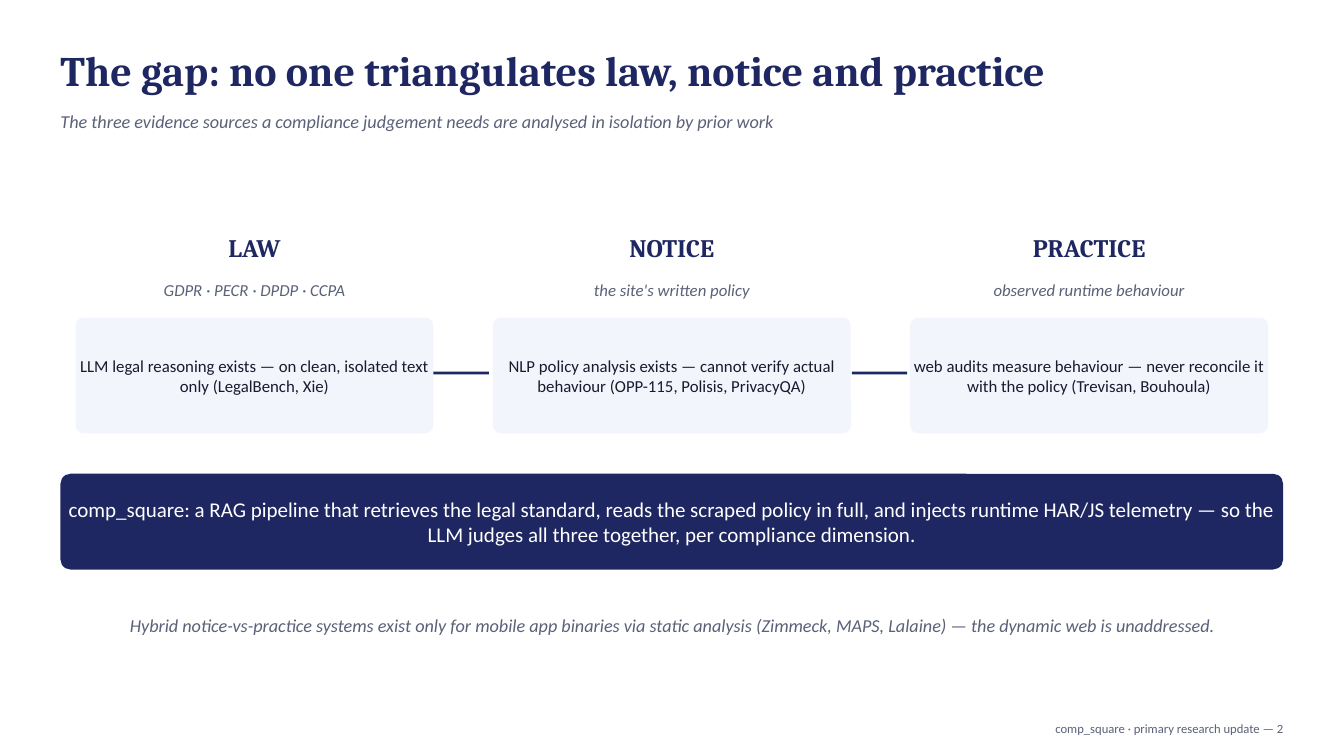
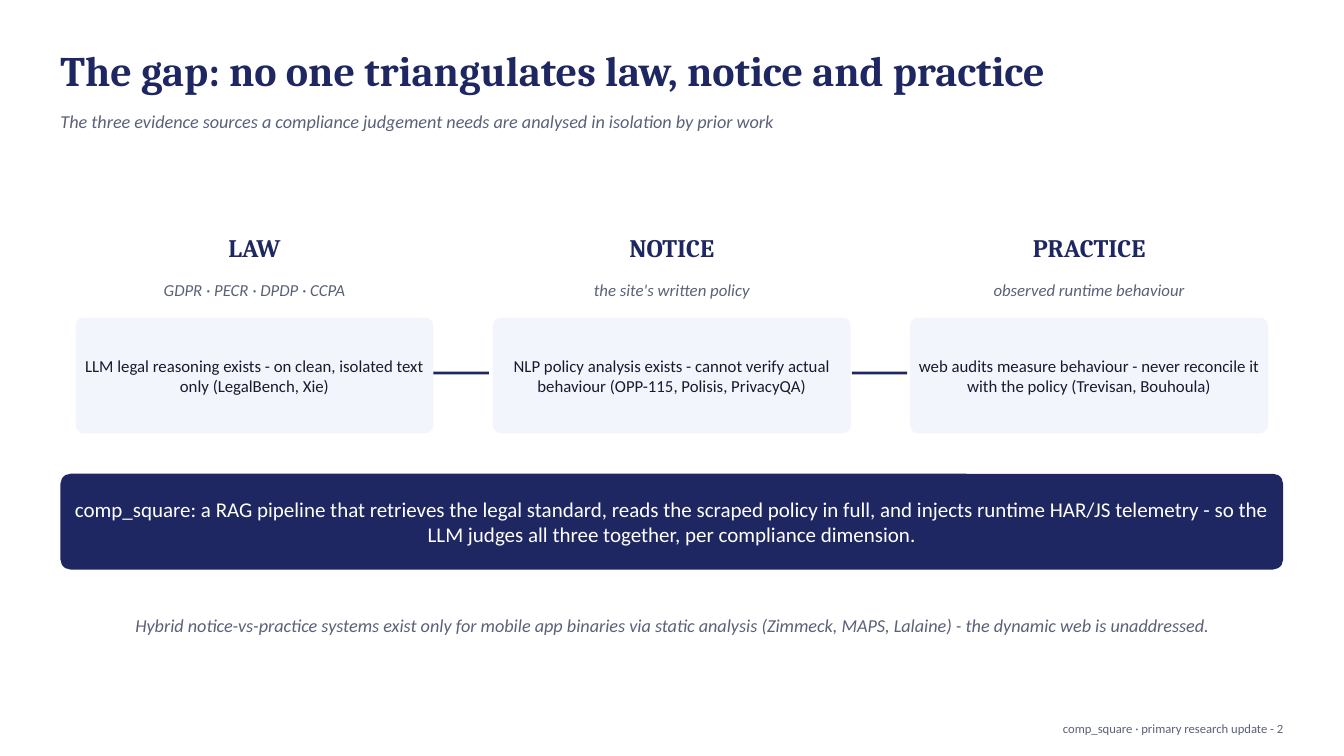
Before and after one commit to DoubleKingsLC/comp_square, a slide deck: slide 2 of Deliverable2_Supervisor_Update.pptx. Drawn at 1344x756 pixels with LibreOffice and Linux fonts; fonts in the diff are those of the drawing. Boxes give left, top, right and bottom in pixels: in the first picture for what was removed or moved away, otherwise in the second. Text is boxed around its words. In the diff, an @@ line names an element or a change of style, - is before the commit and + after.

```diff
--- a/Deliverable2_Supervisor_Update.pptx
+++ b/Deliverable2_Supervisor_Update.pptx
@@ text in rounded rectangle at (85,360,423,395): text changed @@
-LLM legal reasoning exists — on clean, isolated text only (LegalBench, Xie)
+LLM legal reasoning exists - on clean, isolated text only (LegalBench, Xie)
@@ text in rounded rectangle at (514,360,829,395): text changed @@
-NLP policy analysis exists — cannot verify actual behaviour (OPP-115, Polisis, PrivacyQA)
+NLP policy analysis exists - cannot verify actual behaviour (OPP-115, Polisis, PrivacyQA)
@@ text in rounded rectangle at (919,360,1258,395): text changed @@
-web audits measure behaviour — never reconcile it with the policy (Trevisan, Bouhoula)
+web audits measure behaviour - never reconcile it with the policy (Trevisan, Bouhoula)
@@ text in rounded rectangle at (75,502,1267,546): text changed @@
-comp_square: a RAG pipeline that retrieves the legal standard, reads the scraped policy in full, and injects runtime HAR/JS telemetry — so the LLM judges all three together, per compliance dimension.
+comp_square: a RAG pipeline that retrieves the legal standard, reads the scraped policy in full, and injects runtime HAR/JS telemetry - so the LLM judges all three together, per compliance dimension.
@@ text at (135,619,1209,635): text changed @@
-Hybrid notice-vs-practice systems exist only for mobile app binaries via static analysis (Zimmeck, MAPS, Lalaine) — the dynamic web is unaddressed.
+Hybrid notice-vs-practice systems exist only for mobile app binaries via static analysis (Zimmeck, MAPS, Lalaine) - the dynamic web is unaddressed.
@@ text at (1063,724,1283,735): text changed @@
-comp_square · primary research update — 2
+comp_square · primary research update - 2
```
Also in this commit, not shown: 13 other slides changed, 4 other files.
